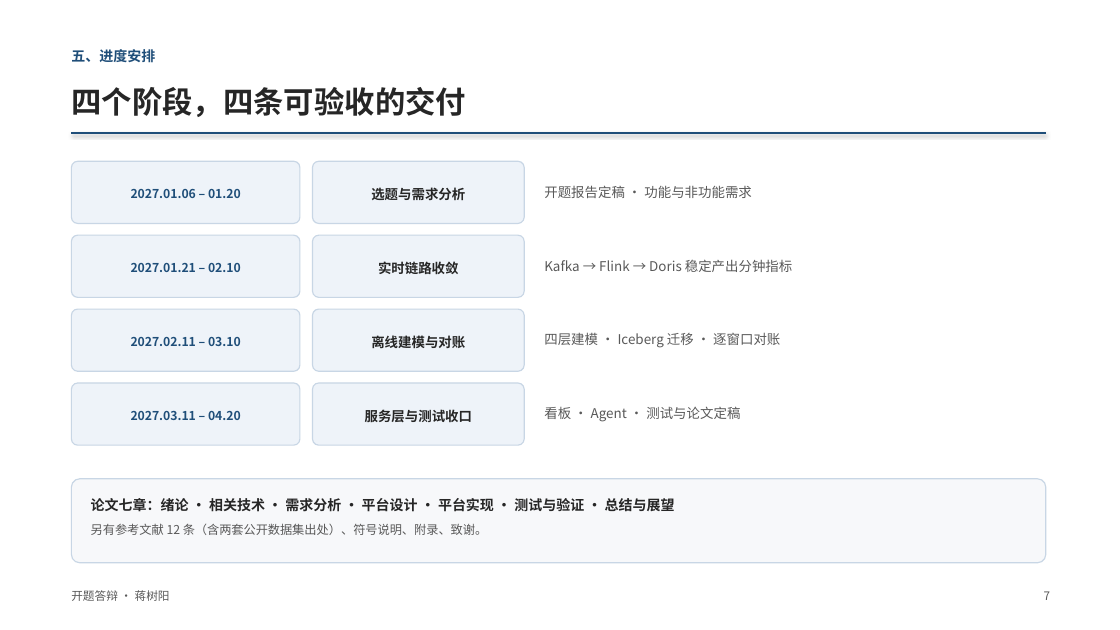
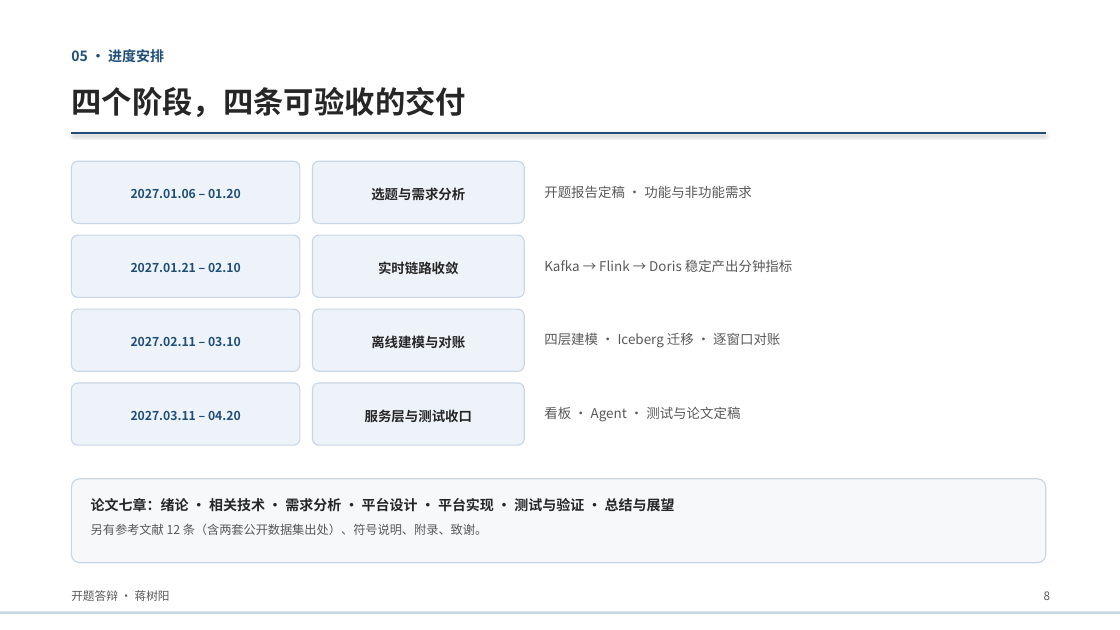
Before and after one commit to suntree-j/dsh-workspace, a slide deck: slide 8 of intelligent-data-platform/docs/thesis/答辩材料/开题答辩_蒋树阳.pptx (slide 7 before the commit). Drawn at 1120x630 pixels with LibreOffice and Linux fonts; fonts in the diff are those of the drawing. Boxes give left, top, right and bottom in pixels: in the first picture for what was removed or moved away, otherwise in the second. Text is boxed around its words. In the diff, an @@ line names an element or a change of style, - is before the commit and + after.

```diff
--- a/intelligent-data-platform/docs/thesis/答辩材料/开题答辩_蒋树阳.pptx
+++ b/intelligent-data-platform/docs/thesis/答辩材料/开题答辩_蒋树阳.pptx
@@ text at box(71, 49, 164, 62): text changed @@
-五、进度安排
+05 · 进度安排
@@ text at box(1044, 591, 1050, 600): text changed @@
-7
+8
@@ rectangle added at box(0, 612, 1120, 614), fill #C8D6E5 @@
```
Also in this commit, not shown: 7 other slides changed, 2 slides added, 3 other files.
